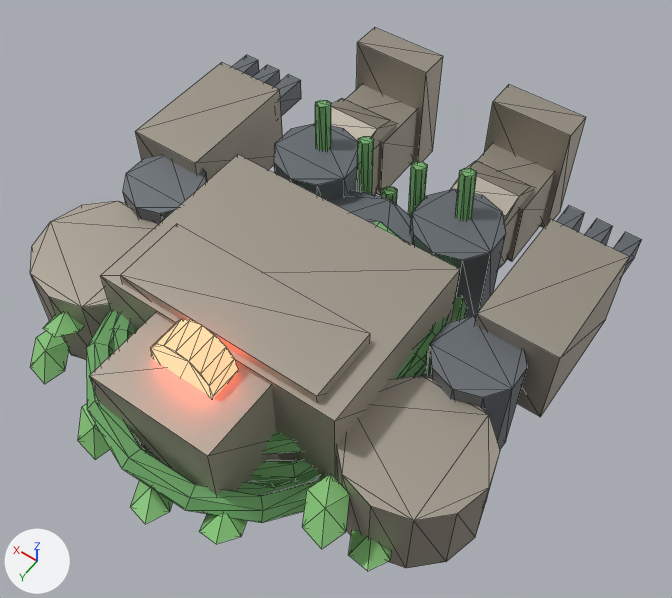
A saved change to the glTF model assets/modelos/mecha_infectado.glb.
The view is the same before and after, from a 50 mm camera at (-1.63, 3.49, 3.43) aimed at (-0.07, 1.3, -0.02). The axes (+X, +Y, +Z) are drawn at lower left. The lights are the same throughout. The older version comes first. Mesh edges are drawn as thin lines. Vertices at exactly the same position are counted once.
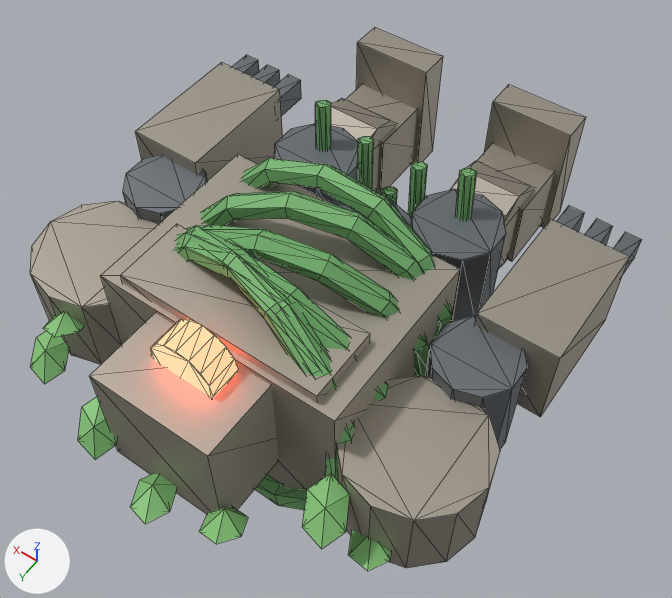
The newer file is also turned or shifted as a whole; pictures and numbers use the older file's frame.

Where the change shows, as pixel boxes (x1, y1, x2, y2) in the pictures (672 x 598 px):
'Torus.005', turned
    before: (86, 311, 337, 523)
    after: (174, 242, 354, 510)
'Torus.001', turned
    before: (393, 297, 456, 379)
    after: (200, 191, 424, 280)
'Torus.002', turned (mostly hidden before)
    before: (264, 221, 428, 454)
    after: (206, 224, 429, 377)
'Torus', turned (mostly hidden before)
    before: (415, 297, 467, 376)
    after: (242, 158, 452, 339)
'Torus.004', turned (mostly hidden before)
    before: (112, 314, 315, 495)
    after: (185, 225, 321, 374)
'Torus.003', turned
    before: (252, 459, 319, 484)
    after: (177, 231, 388, 401)
'Cylinder.001', unchanged, covered by the edit
    before: (329, 190, 411, 244)
    after: (329, 198, 411, 226)

Patch to the scene script:
```diff
--- a/assets/modelos/mecha_infectado.glb.py
+++ b/assets/modelos/mecha_infectado.glb.py
@@ me_torus @@
 # used by ob_torus; location = (0.0, 0.0, 0.0)
-me_torus.from_pydata(...)  # 84 vertices, 168 faces; spans x -0.677..0.677, y 0.638..1.962, z -0.177..0.177
+me_torus.from_pydata(...)  # 84 vertices, 168 faces; spans x -0.677..0.677, y 1.123..1.477, z -0.662..0.662
+# me_torus part 1: the whole mesh is turned 90 degrees about the x axis through its middle
 me_torus.materials.append(mat_mat_infectionvines)
@@ me_torus_001 @@
 # used by ob_torus_001; location = (0.0, 0.0, 0.0)
-me_torus_001.from_pydata(...)  # 84 vertices, 168 faces; spans x -0.653..0.653, y 0.747..2.093, z -0.229..0.229
+me_torus_001.from_pydata(...)  # 84 vertices, 168 faces; spans x -0.653..0.653, y 1.191..1.649, z -0.673..0.673
+# me_torus_001 part 2: the whole mesh is turned 90 degrees about the x axis through its middle
 me_torus_001.materials.append(mat_mat_infectionvines)
@@ me_torus_002 @@
 # used by ob_torus_002; location = (0.0, 0.0, 0.0)
-me_torus_002.from_pydata(...)  # 84 vertices, 168 faces; spans x -0.657..0.657, y 0.872..2.208, z -0.223..0.223
+me_torus_002.from_pydata(...)  # 84 vertices, 168 faces; spans x -0.657..0.657, y 1.317..1.763, z -0.668..0.668
+# me_torus_002 part 3: the whole mesh is turned 90 degrees about the x axis through its middle
 me_torus_002.materials.append(mat_mat_infectionvines)
@@ me_torus_003 @@
 # used by ob_torus_003; location = (0.0, 0.0, 0.0)
-me_torus_003.from_pydata(...)  # 84 vertices, 168 faces; spans x -0.676..0.676, y 0.997..2.323, z -0.182..0.182
+me_torus_003.from_pydata(...)  # 84 vertices, 168 faces; spans x -0.676..0.676, y 1.478..1.842, z -0.663..0.663
+# me_torus_003 part 4: the whole mesh is turned 90 degrees about the x axis through its middle
 me_torus_003.materials.append(mat_mat_infectionvines)
@@ me_torus_004 @@
 # used by ob_torus_004; location = (0.0, 0.0, 0.0)
-me_torus_004.from_pydata(...)  # 84 vertices, 168 faces; spans x -0.649..0.649, y 1.106..2.454, z -0.233..0.233
+me_torus_004.from_pydata(...)  # 84 vertices, 168 faces; spans x -0.649..0.649, y 1.547..2.013, z -0.674..0.674
+# me_torus_004 part 5: the whole mesh is turned 90 degrees about the x axis through its middle
 me_torus_004.materials.append(mat_mat_infectionvines)
@@ me_torus_005 @@
 # used by ob_torus_005; location = (0.0, 0.0, 0.0)
-me_torus_005.from_pydata(...)  # 84 vertices, 168 faces; spans x -0.662..0.662, y 1.234..2.566, z -0.212..0.212
+me_torus_005.from_pydata(...)  # 84 vertices, 168 faces; spans x -0.662..0.662, y 1.688..2.112, z -0.666..0.666
+# me_torus_005 part 6: the whole mesh is turned 90 degrees about the x axis through its middle
 me_torus_005.materials.append(mat_mat_infectionvines)
```
